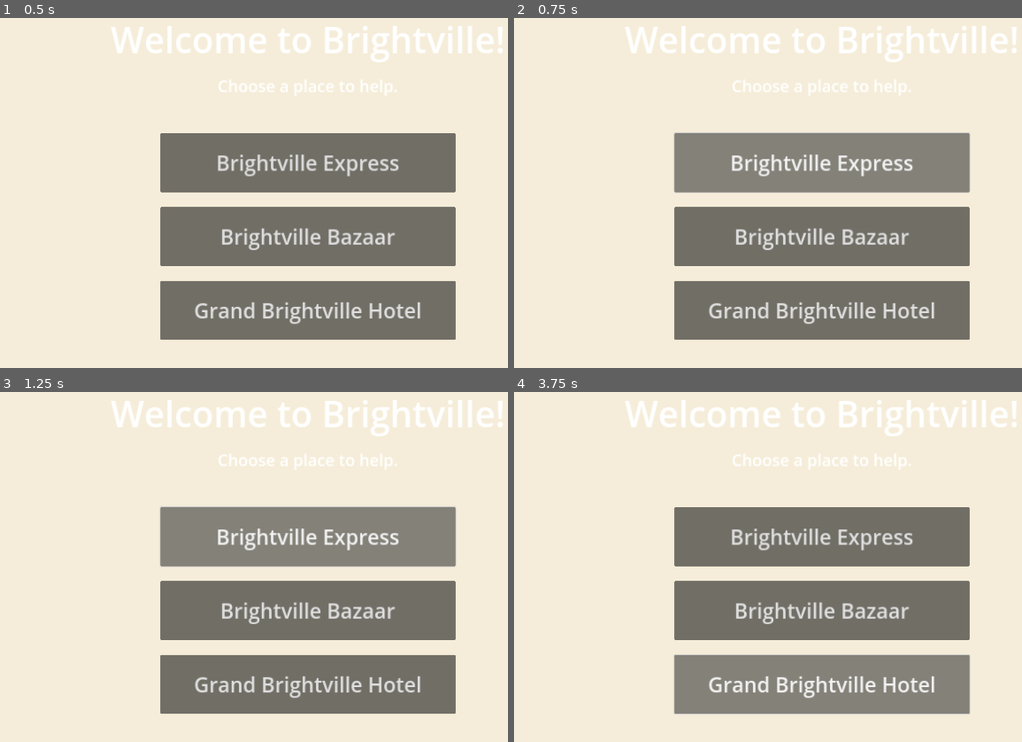
Above: before the commit, frames 1-4 (two rows, left to right).
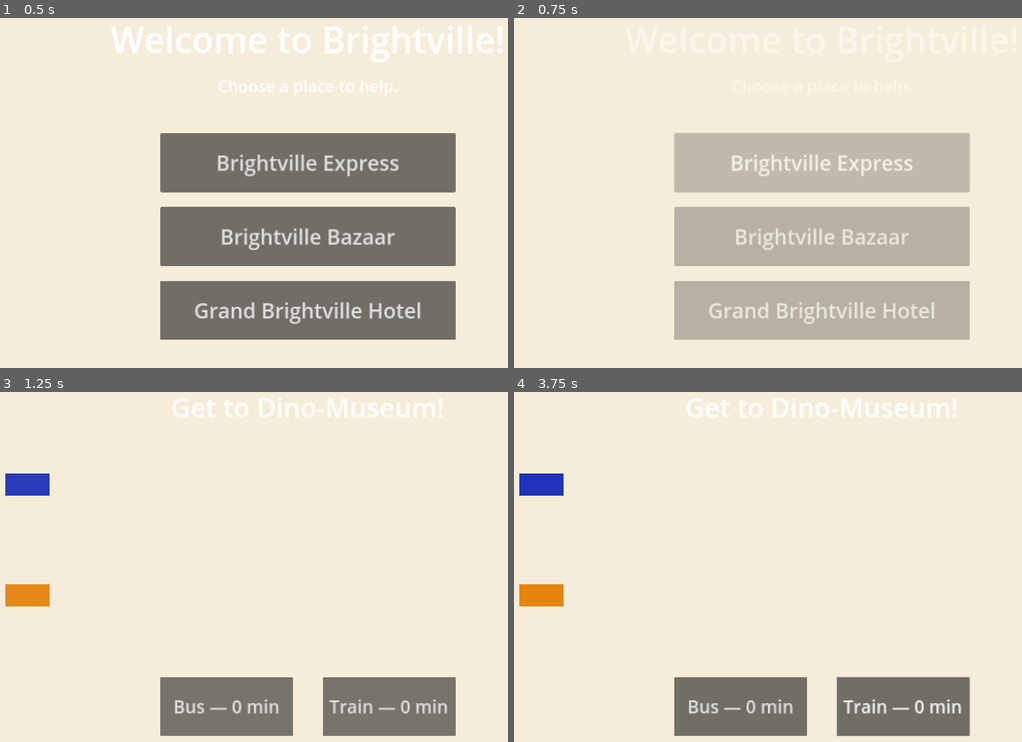
Above: after the commit, the same moments.

Repository: rgorski3/Brightville-game
Game: Godot game, scene res://Scenes/MainMenu.tscn
Same seed, same stepped clock (60 frames per second), same inputs: the game is played once before the commit and once after it.
Inputs (mouse positions are in pixels of both pictures, inside the frame that each line leads up to):
- Up to frame 1 (0.5 s): no input
- Up to frame 2 (0.75 s): click "Brightville Express" at 0.5 s
- Up to frame 3 (1.25 s): no input
- Up to frame 4 (3.75 s): click (742, 707) at 1.25 s, where only the run after the commit has a clickable "Bus — 0 min"; click (823, 609) at 2 s, where only the run before the commit has a clickable "Brightville Bazaar"; click (905, 707) at 2.75 s, where only the run after the commit has a clickable "Train — 0 min"; click (823, 686) at 3.5 s, where only the run before the commit has a clickable "Grand Brightville Hotel"

Frame 1 is identical in both runs. In frame 2, 28% of the frame differs, in the area x 31-90%, y 32-92%; in frame 3, 32%; in frame 4, 32%, in the area x 1-99%, y 1-99%.
Error before the commit: Invalid access to property or key 'pressed' on a base object of type 'null instance'. (res://Scripts/MainMenu.gd:16)
Error after the commit: Parse Error: Cannot infer the type of "correct" variable because the value doesn't have a set type. (res://Scripts/Subgames/TransitGame.gd:47)

Commit message:
Fix node path lookups and name shadowing warning
Replace all %UniqueName @onready lookups with explicit $Path/To/Node paths.
Hand-written .tscn files do not always honour unique_name_in_owner at runtime,
causing "Node not found" errors on every subgame and the main menu.

Also fix the ShoppingGame parse error: %ItemA/PriceLabel combines the unique-
name % prefix with a path separator, which is invalid GDScript syntax.

Rename MainMenu._label(name:) parameter to title: to stop the shadowing
warning against Node.name.

Diff:
--- a/Scripts/MainMenu.gd
+++ b/Scripts/MainMenu.gd
@@ -8,9 +8,9 @@
 	&"hotel":    "res://Scenes/Subgame_Hotel.tscn",
 }
 
-@onready var transit_button: Button = %TransitButton
-@onready var shopping_button: Button = %ShoppingButton
-@onready var hotel_button: Button = %HotelButton
+@onready var transit_button: Button = $UI/Buttons/TransitButton
+@onready var shopping_button: Button = $UI/Buttons/ShoppingButton
+@onready var hotel_button: Button = $UI/Buttons/HotelButton
 
 func _ready() -> void:
 	transit_button.pressed.connect(_go.bind(&"transit"))
@@ -24,9 +24,9 @@
 	shopping_button.text = _label("Brightville Bazaar", &"shopping")
 	hotel_button.text = _label("Grand Brightville Hotel", &"hotel")
 
-func _label(name: String, id: StringName) -> String:
+func _label(title: String, id: StringName) -> String:
 	var star := " ★" if GameState.has_badge(id) else ""
-	return "%s%s" % [name, star]
+	return "%s%s" % [title, star]
 
 func _go(subgame_id: StringName) -> void:
 	SceneTransition.change_scene(ROUTES[subgame_id])
--- a/Scripts/Subgames/HotelGame.gd
+++ b/Scripts/Subgames/HotelGame.gd
@@ -12,9 +12,9 @@
 
 @export var location: StringName = &"main_street"
 
-@onready var guest_label: Label = %GuestLabel
-@onready var request_label: Label = %RequestLabel
-@onready var inventory_grid: GridContainer = %InventoryGrid
+@onready var guest_label: Label = $UI/GuestLabel
+@onready var request_label: Label = $UI/RequestLabel
+@onready var inventory_grid: GridContainer = $UI/InventoryGrid
 
 var _current_request: Array[StringName] = []
 var _delivered: Array[StringName] = []
--- a/Scripts/Subgames/ShoppingGame.gd
+++ b/Scripts/Subgames/ShoppingGame.gd
@@ -6,12 +6,12 @@
 const MIN_WALLET := 5
 const MAX_WALLET := 20
 
-@onready var wallet_label: Label = %WalletLabel
-@onready var item_a: ColorRect = %ItemA
-@onready var item_b: ColorRect = %ItemB
-@onready var bag: ColorRect = %ShoppingBag
-@onready var price_a_label: Label = %ItemA/PriceLabel
-@onready var price_b_label: Label = %ItemB/PriceLabel
+@onready var wallet_label: Label = $UI/WalletLabel
+@onready var item_a: ColorRect = $UI/Shelf/ItemA
+@onready var item_b: ColorRect = $UI/Shelf/ItemB
+@onready var bag: ColorRect = $UI/ShoppingBag
+@onready var price_a_label: Label = $UI/Shelf/ItemA/PriceLabel
+@onready var price_b_label: Label = $UI/Shelf/ItemB/PriceLabel
 
 var player_money: int = 0
 var price_a: int = 0
--- a/Scripts/Subgames/TransitGame.gd
+++ b/Scripts/Subgames/TransitGame.gd
@@ -6,13 +6,13 @@
 const DESTINATIONS := ["Dino-Museum", "Cloud Marble Park", "Sparkle Pier"]
 const VEHICLE_TRAVEL_SECONDS := 1.8
 
-@onready var destination_label: Label = %DestinationLabel
-@onready var bus_button: Button = %BusButton
-@onready var train_button: Button = %TrainButton
-@onready var bus_path: PathFollow2D = %BusFollow
-@onready var train_path: PathFollow2D = %TrainFollow
-@onready var bus_sprite: Sprite2D = %BusSprite
-@onready var train_sprite: Sprite2D = %TrainSprite
+@onready var destination_label: Label = $UI/DestinationLabel
+@onready var bus_button: Button = $UI/Buttons/BusButton
+@onready var train_button: Button = $UI/Buttons/TrainButton
+@onready var bus_path: PathFollow2D = $BusPath/BusFollow
+@onready var train_path: PathFollow2D = $TrainPath/TrainFollow
+@onready var bus_sprite: Sprite2D = $BusPath/BusFollow/BusSprite
+@onready var train_sprite: Sprite2D = $TrainPath/TrainFollow/TrainSprite
 
 var bus_time: int = 0
 var train_time: int = 0
